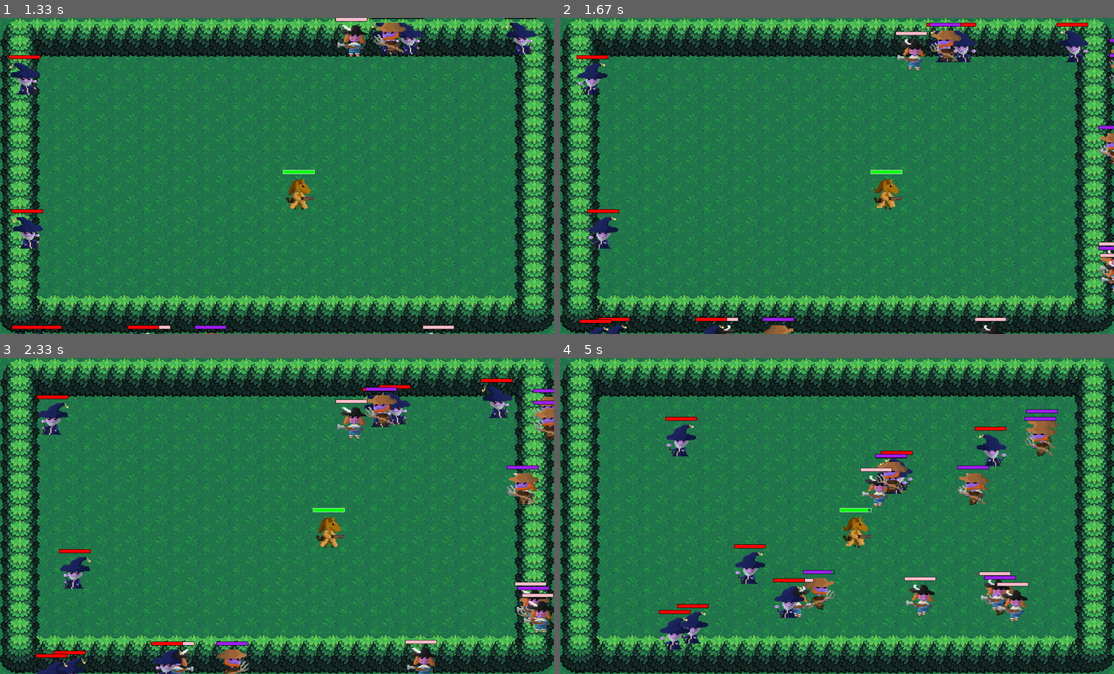
Above: before the commit, frames 1-4 (two rows, left to right).
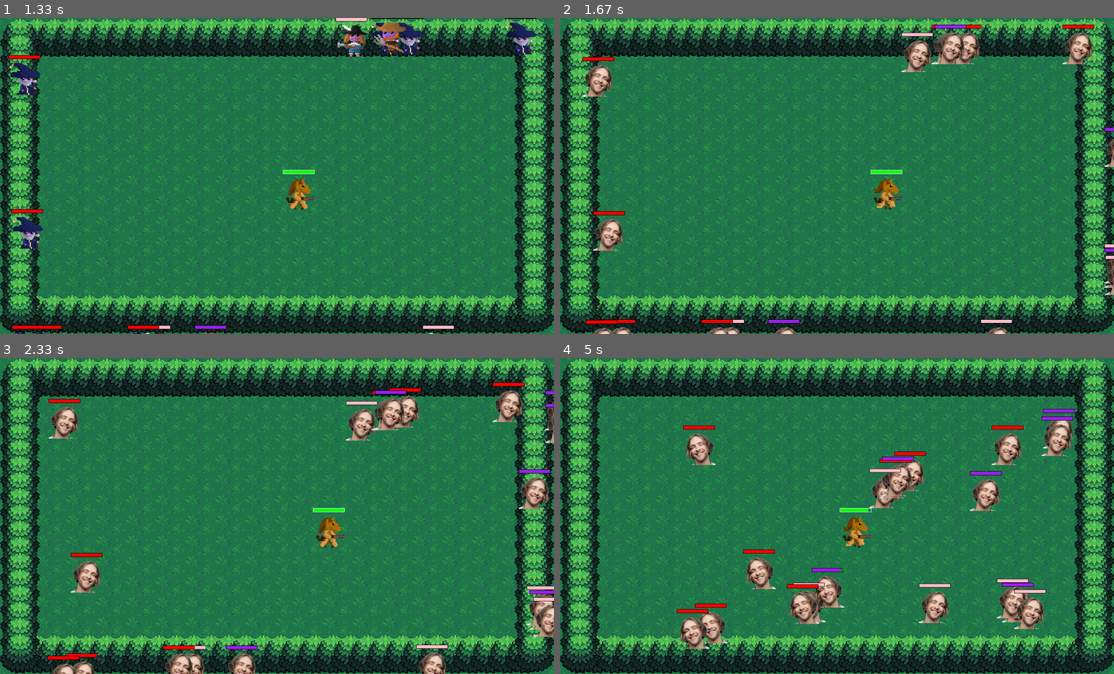
Above: after the commit, the same moments.

Repository: Throddy/PyGame
Game: pygame game, started from main.py
Two runs of this game, one before a commit and one after it. Both use one fixed random seed, a clock stepped at 60 frames per second and the inputs below.
Inputs (mouse positions are in pixels of both pictures, inside the frame that each line leads up to):
- Up to frame 1 (1.33 s): hold D 0.33-0.8 s; move the mouse to (254, 188) at 0.37 s; hold W 0.83-1.13 s; move the mouse to (454, 166) at 0.87 s; click (332, 245) at 1.22 s
- Up to frame 2 (1.67 s): hold K from 1.5 s (still down); hold D from 1.5 s (still down); move the mouse to (665, 128) at 1.53 s
- Up to frame 3 (2.33 s): release K at 1.97 s; release D at 1.97 s; hold D from 2 s (still down); move the mouse to (360, 405) at 2.03 s; tap Space at 2.07 s; tap K at 2.15 s
- Up to frame 4 (5 s): tap Space at 2.37, 2.57, 2.87, 3.13, 3.8, 4.1, 4.23, 4.63, 4.93 s; release D at 2.47 s; hold A 2.5-3.03 s; move the mouse to (903, 544) at 2.53 s; hold S 3.07-3.37 s; move the mouse to (848, 408) at 3.1 s; click (809, 598) at 3.45 s; hold A 3.73-4.13 s; click (842, 550) at 3.82 s; hold W 4.17-4.53 s; click (820, 462) at 4.25 s; hold D from 4.57 s (still down); click (981, 566) at 4.65 s; tap K at 4.72 s

Frame 1 is identical in both runs. In frame 2, 4.8% of the frame differs, in the area x 3-100%, y 1-100%; in frame 3, 8.4%; in frame 4, 10%, in the area x 17-93%, y 16-93%.

Commit message:
pashalka

Diff:
--- a/main.py
+++ b/main.py
@@ -455,15 +455,20 @@
 class Villager(pygame.sprite.Sprite):
     def __init__(self, pos_x, pos_y):
         super().__init__(enemy_group, all_sprites)
-        self.frames_amount = len(villager_media['moving'])
-        self.frames = {'l': villager_media['moving'],
-                       'lh': villager_media['moving_h'],
+        self.load_animation(pos_x, pos_y, villager_media)
+        self.hp = Vil_hp
+        self.hit = False
+
+    def load_animation(self, pos_x, pos_y, media):
+        self.frames_amount = len(media['moving'])
+        self.frames = {'l': media['moving'],
+                       'lh': media['moving_h'],
                        'r': list(map(lambda pic:
                                      pygame.transform.flip(pic, True, False),
-                                     villager_media['moving'])),
+                                     media['moving'])),
                        'rh': list(map(lambda pic:
                                       pygame.transform.flip(pic, True, False),
-                                      villager_media['moving_h']))}
+                                      media['moving_h']))}
         self.cur_frame = 0
         self.frame_delay = 15
         self.time_counter = 0
@@ -472,8 +477,6 @@
         self.rect = self.image.get_rect().move(
             pos_x + 15, pos_y + 5)
         self.prev_direction = ''
-        self.hp = Vil_hp
-        self.hit = False
 
     def update(self, x2, y2, norm_v=3 / (2 ** 0.5)):
         if self.hp <= 0:
@@ -778,8 +781,9 @@
         for event in pygame.event.get():
             if event.type == pygame.QUIT:
                 terminate()
-            if event.type == pygame.KEYDOWN and event.key == pygame.K_q:
-                return
+            if event.type == pygame.KEYDOWN and event.key == pygame.K_k:
+                for sprite in enemy_group:
+                    sprite.load_animation(sprite.rect.x, sprite.rect.y, enemy_images)
             if event.type == pygame.VIDEORESIZE:
                 width = max(event.w, min_width)
                 height = max(event.h, min_height)
@@ -1011,7 +1015,8 @@
                    'moving_h': [load_image(f'/game/enemy/musketeer/musketeer_hit_{i}.png') for i in range(4)]}
 magician_media = {'moving': [load_image(f'/game/enemy/magician/magician_{i}.png') for i in range(2)],
                   'moving_h': [load_image(f'/game/enemy/magician/magician_hit_{i}.png') for i in range(2)]}
-enemy_images = {'stay': load_image(r'game/enemy/EK.png')}
+enemy_images = {'moving': [load_image(r'game/enemy/EK.png')],
+                'moving_h': [load_image(r'game/enemy/EK.png')]}
 
 UNIT_width, UNIT_height = 80, 80
 angles_dict = {'f': ...}
